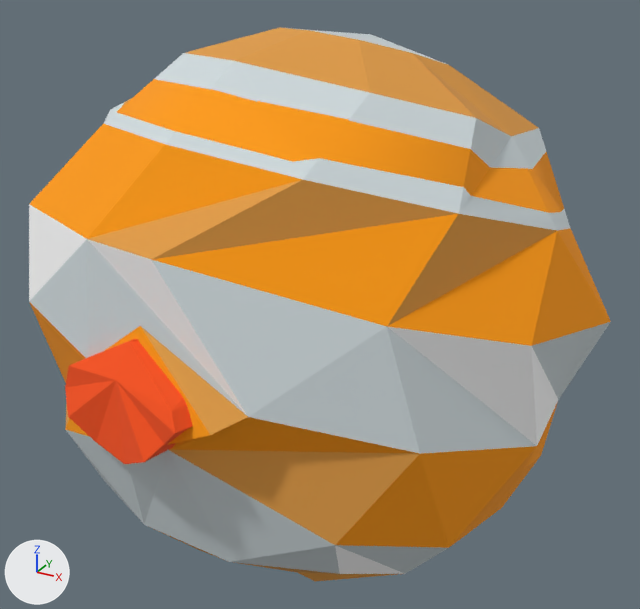
The OBJ model public/Jupiter2/model.obj: old version first, new version second.
Camera for both pictures: a camera (50 mm lens) standing at (0.862, -1.295, 0.76) and looking at (0.023, 0.231, -0.003). The axes (+X, +Y, +Z) are drawn at lower left. The lights are the same throughout. Where no turn or scale is listed for an object, it has been applied to the vertices.

Before the edit, the objects in view are built like this:
```python
mat_mat13 = principled_material('mat13')
mat_mat13.base_color = (1.0, 0.33, 0.0)  # orange #ff9b00
mat_mat13.roughness = 1.0
mat_mat14 = principled_material('mat14')
mat_mat14.base_color = (1.0, 0.09, 0.01)  # orange #ff5519
mat_mat14.roughness = 1.0
mat_mat15 = principled_material('mat15')
mat_mat15.base_color = (0.63, 0.7, 0.72)  # light grey #d0dadd
mat_mat15.roughness = 1.0
mat_mat19 = principled_material('mat19')
mat_mat19.base_color = (0.74, 0.33, 0.06)  # orange #df9b45
mat_mat19.roughness = 1.0
mat_mat21 = principled_material('mat21')
mat_mat21.base_color = (1.0, 1.0, 1.0)  # white #ffffff
mat_mat21.roughness = 1.0
me_model = bpy.data.meshes.new('model')
me_model.from_pydata(...)  # 179 vertices, 273 faces; spans x -0.55..0.605, y -0.365..0.822, z -0.589..0.565
# faces by material slot: [100, 54, 64, 14, 1, 40]
me_model.materials.append(mat_mat15)  # light grey #d0dadd
me_model.materials.append(mat_mat19)  # orange #df9b45
me_model.materials.append(mat_mat13)  # orange #ff9b00
me_model.materials.append(mat_mat21)  # white #ffffff
me_model.materials.append(mat_mat18)  # beige #ffcd89
me_model.materials.append(mat_mat14)  # orange #ff5519
ob_model = bpy.data.objects.new('model', me_model)
ob_model.location = (0.0, 0.0, 0.0)
```
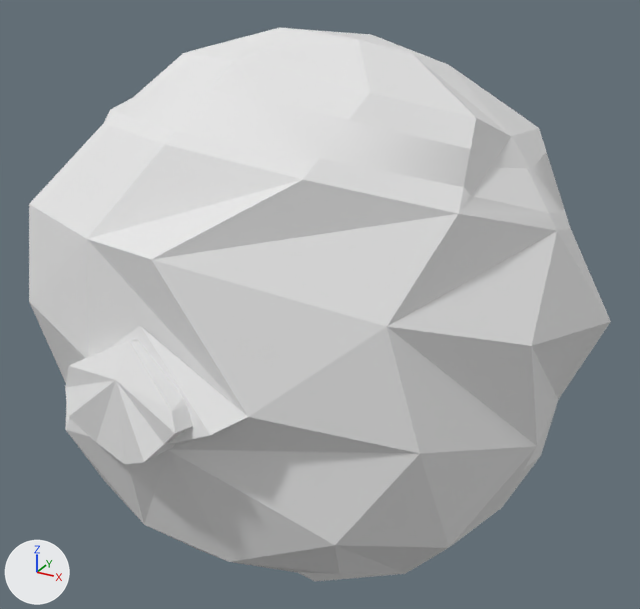
What the commit changed:
Material 'mat15' (mat_mat15) changes colour from light grey #d0dadd to white #e7e7e7; in linear values from (0.63, 0.7, 0.72) to (0.8, 0.8, 0.8).
Material 'mat19' (mat_mat19) changes colour from orange #df9b45 to white #e7e7e7; in linear values from (0.74, 0.33, 0.06) to (0.8, 0.8, 0.8).
Material 'mat13' (mat_mat13) changes colour from orange #ff9b00 to white #e7e7e7; in linear values from (1.0, 0.33, 0.0) to (0.8, 0.8, 0.8).
Material 'mat21' (mat_mat21) changes colour from white #ffffff to white #e7e7e7; in linear values from (1.0, 1.0, 1.0) to (0.8, 0.8, 0.8).
Material 'mat14' (mat_mat14) changes colour from orange #ff5519 to white #e7e7e7; in linear values from (1.0, 0.09, 0.01) to (0.8, 0.8, 0.8).

Where the change shows, as pixel boxes [x1, y1, x2, y2] in the pictures (640 x 609 px):
'model', recoloured: [29, 28, 611, 581] in both
